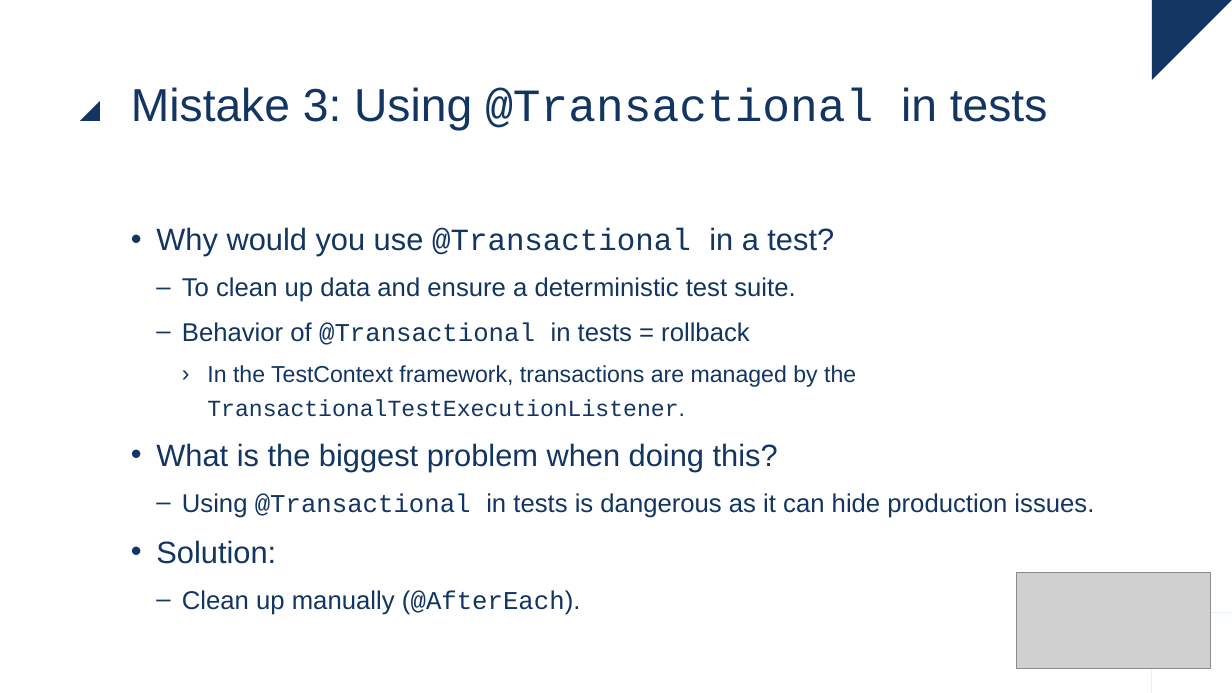
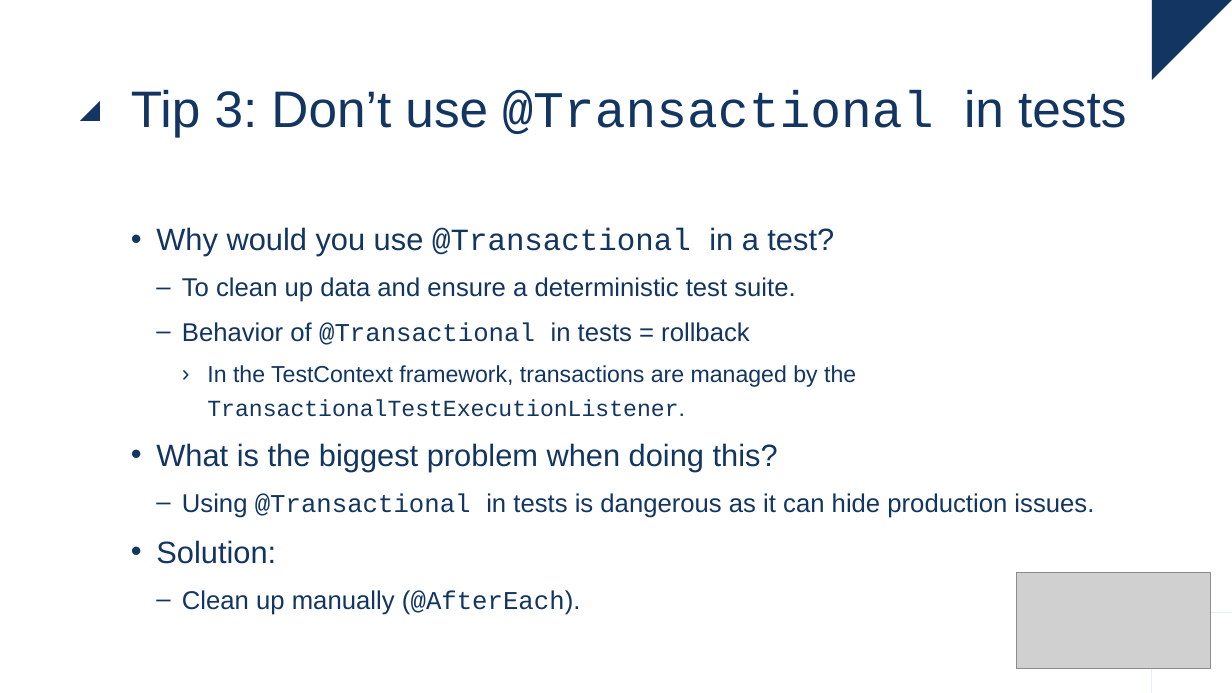
Before and after one commit to raoulvdberge/jpa-with-hibernate, a slide deck: slide 44 of slides.pptx. Drawn at 1232x693 pixels with LibreOffice and Linux fonts; fonts in the diff are those of the drawing; grey boxes stand for pictures. Boxes give left, top, right and bottom in pixels: in the first picture for what was removed or moved away, otherwise in the second. Text is boxed around its words. In the diff, an @@ line names an element or a change of style, - is before the commit and + after.

Commit message:
Use "Tip" language instead of "Mistake" on "Performance tips and common mistakes"

```diff
--- a/slides.pptx
+++ b/slides.pptx
@@ title at (131,89,1126,137): text changed; size 36 to 40 pt @@
-Mistake 3: Using @Transactional in tests
+Tip 3: Don’t use @Transactional in tests
```
Also in this commit, not shown: 12 other slides changed, 1 other file.
